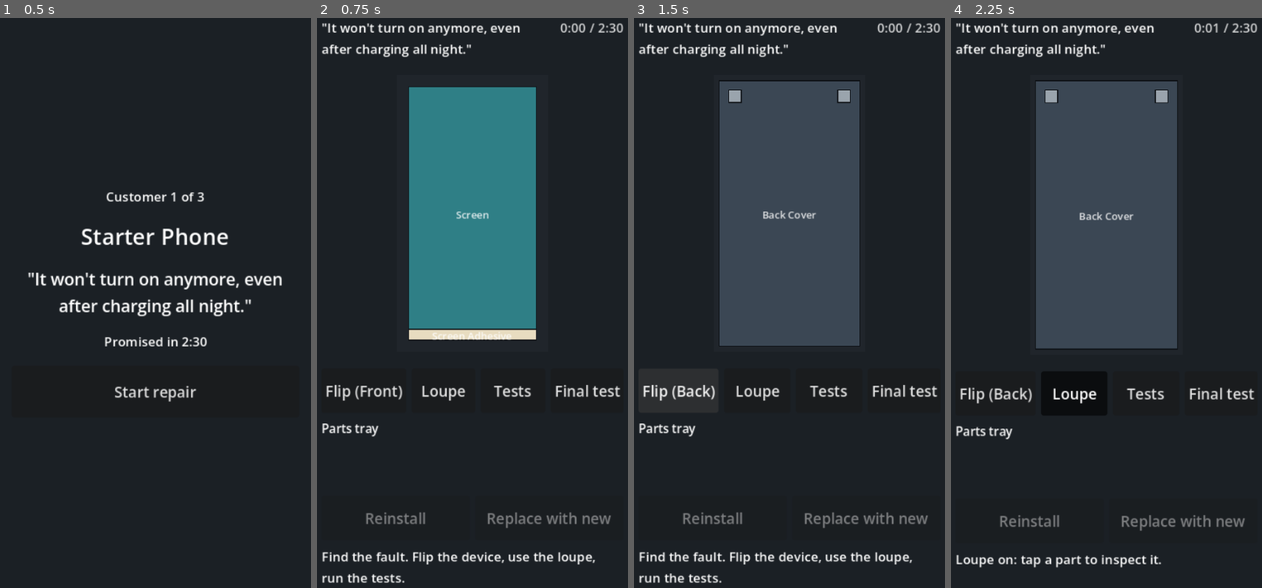
Above: before the commit, frames 1-4 (left to right).
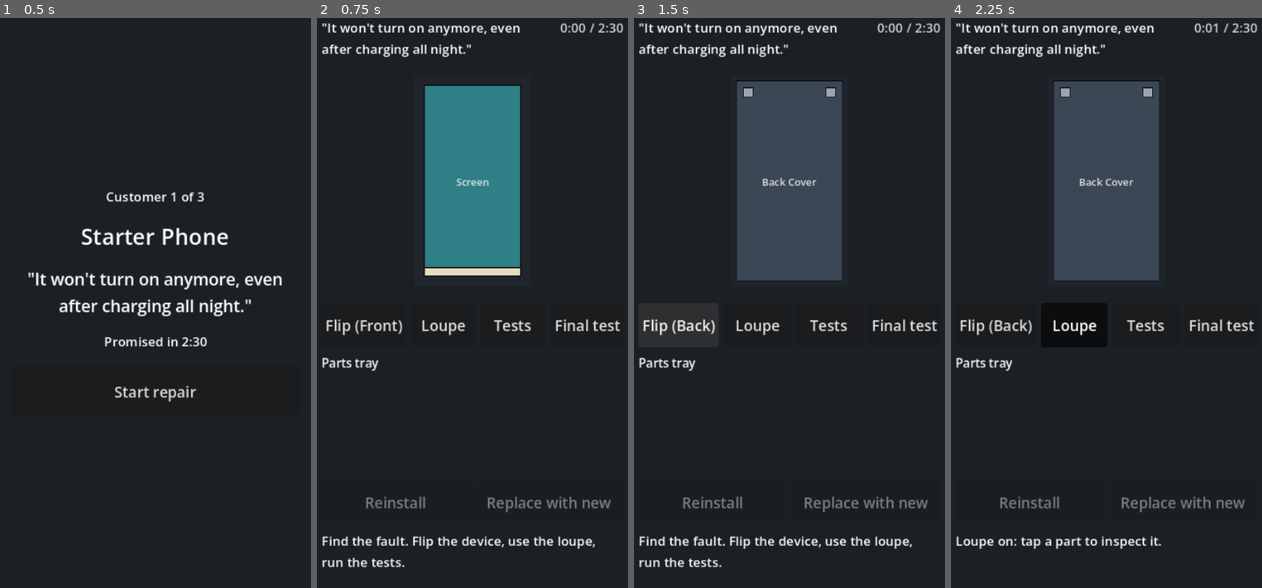
Above: after the commit, the same moments.

Repository: Leirbagg/teardown_bench
Game: Godot game, scene res://game/main.tscn
The game is run twice, just before and just after one commit, with the same random seed, the same clock (stepped at 60 frames per second) and the same inputs.
Inputs:
- Up to frame 1 (0.5 s): no input
- Up to frame 2 (0.75 s): click "Start repair" at 0.5 s
- Up to frame 3 (1.5 s): click "Flip (Front)" at 1.25 s
- Up to frame 4 (2.25 s): click "Loupe" at 2 s

Frame 1 is identical in both runs. In frame 2, 14% of the frame differs, in the area x 1-98%, y 11-100%; in frame 3, 15%; in frame 4, 14%.

Commit message:
fix(game): les gestes sur l'appareil ne recevaient aucun toucher
L'interface route les touchers vers le contrôle sous le doigt : ils
n'atteignent jamais _unhandled_input, et DeviceView (mouse_filter IGNORE)
était ignorée au profit de ses parents. DeviceView capte désormais les
touchers (STOP) et les lit dans _gui_input, en coordonnées locales.

Vérifié dans une vraie fenêtre (souris → toucher émulé) : rotation des vis,
levier du cache, tirage du connecteur et de la batterie, appui long sur
l'adhésif, résistance affichée sur une pièce retenue. La sonde headless
d'origine était trompeuse : fenêtre 0×0, aucun contrôle trouvé sous le point.

Mise en page vue à l'écran :
- bac à pièces de hauteur fixe avec défilement : l'appareil ne rétrécit plus
  quand le bac se remplit ;
- texte d'état limité à 3 lignes de hauteur fixe ;
- noms masqués sur les pièces trop fines pour les contenir.

Co-Authored-By: Claude Opus 5 <noreply@anthropic.com>
Claude-Session: https://claude.ai/code/session_01VgzxZ2qS1cV8GfFpNkutWg

Diff:
--- a/game/ui/pause_overlay.gd
+++ b/game/ui/pause_overlay.gd
@@ -7,11 +7,6 @@
 @onready var _resume_button: Button = %ResumeButton
 
 
+## Le voile (mouse_filter STOP par défaut) intercepte les touchers destinés aux vues en dessous.
 func _ready() -> void:
 	_resume_button.pressed.connect(resume_pressed.emit)
-
-
-## Bloque les touchers destinés aux vues en dessous, qui lisent _unhandled_input.
-func _unhandled_input(event: InputEvent) -> void:
-	if event is InputEventScreenTouch or event is InputEventScreenDrag:
-		get_viewport().set_input_as_handled()
--- a/game/workbench/device_view.gd
+++ b/game/workbench/device_view.gd
@@ -133,7 +133,7 @@
 		if _state.is_broken(component.id):
 			draw_line(rect.position, rect.end, BROKEN_COLOR, 3.0)
 			draw_line(Vector2(rect.end.x, rect.position.y), Vector2(rect.position.x, rect.end.y), BROKEN_COLOR, 3.0)
-		if rect.size.x >= LABEL_MIN_WIDTH:
+		if rect.size.x >= LABEL_MIN_WIDTH and rect.size.y >= LABEL_FONT_SIZE + 6:
 			draw_string(font, Vector2(rect.position.x, rect.get_center().y + LABEL_FONT_SIZE / 2.0),
 				component.id.capitalize(), HORIZONTAL_ALIGNMENT_CENTER, rect.size.x, LABEL_FONT_SIZE, LABEL_COLOR)
 		if loupe_mode and component.id in clue_component_ids:
@@ -147,16 +147,19 @@
 
 # --- Toucher ---
 
-func _unhandled_input(event: InputEvent) -> void:
-	if _state == null or not input_enabled or not is_visible_in_tree():
+## L'interface route les touchers vers le contrôle sous le doigt, puis garde ce contrôle pour le
+## glissement et le relâchement : ils arrivent ici en coordonnées locales, même hors de la vue.
+func _gui_input(event: InputEvent) -> void:
+	if _state == null or not input_enabled:
 		return
 	if event is InputEventScreenTouch:
-		_on_touch(make_input_local(event) as InputEventScreenTouch)
+		_on_touch(event as InputEventScreenTouch)
+		accept_event()
 	elif event is InputEventScreenDrag and (event as InputEventScreenDrag).index == _touch_index:
 		if _active_id != "":
-			_recognizer.drag((make_input_local(event) as InputEventScreenDrag).position)
+			_recognizer.drag((event as InputEventScreenDrag).position)
 			_check_completion()
-		get_viewport().set_input_as_handled()
+		accept_event()
 
 
 func _process(delta: float) -> void:
@@ -172,7 +175,6 @@
 		var component_id: String = component_at(touch.position)
 		if component_id == "":
 			return
-		get_viewport().set_input_as_handled()
 		if loupe_mode:
 			component_inspected.emit(component_id)
 			return
@@ -184,7 +186,6 @@
 		gesture_started.emit(component_id)
 		queue_redraw()
 	elif touch.index == _touch_index:
-		get_viewport().set_input_as_handled()
 		var cancelled_id: String = _active_id
 		_cancel_touch()
 		if cancelled_id != "":
--- a/game/workbench/device_view.tscn
+++ b/game/workbench/device_view.tscn
@@ -10,5 +10,4 @@
 anchor_bottom = 1.0
 grow_horizontal = 2
 grow_vertical = 2
-mouse_filter = 2
 script = ExtResource("1_script")
--- a/game/workbench/workbench.tscn
+++ b/game/workbench/workbench.tscn
@@ -98,10 +98,15 @@
 theme_override_font_sizes/font_size = 13
 text = "Parts tray"
 
-[node name="Tray" type="HFlowContainer" parent="Margin/Layout"]
+[node name="TrayScroll" type="ScrollContainer" parent="Margin/Layout"]
+custom_minimum_size = Vector2(0, 102)
+layout_mode = 2
+horizontal_scroll_mode = 0
+
+[node name="Tray" type="HFlowContainer" parent="Margin/Layout/TrayScroll"]
 unique_name_in_owner = true
-custom_minimum_size = Vector2(0, 48)
 layout_mode = 2
+size_flags_horizontal = 3
 theme_override_constants/h_separation = 6
 theme_override_constants/v_separation = 6
 
@@ -127,10 +132,11 @@
 
 [node name="Status" type="Label" parent="Margin/Layout"]
 unique_name_in_owner = true
-custom_minimum_size = Vector2(0, 40)
+custom_minimum_size = Vector2(0, 60)
 layout_mode = 2
 theme_override_font_sizes/font_size = 14
 autowrap_mode = 3
+max_lines_visible = 3
 
 [node name="InfoPanel" type="PanelContainer" parent="."]
 unique_name_in_owner = true
--- a/tests/cases/test_game_scenes.gd
+++ b/tests/cases/test_game_scenes.gd
@@ -50,6 +50,33 @@
 	view.face = "front"
 	assert_eq(view.component_at(_center_of(view, "screen")), "screen")
 	view.free()
+
+
+## Régression : en mouse_filter IGNORE, l'interface ne transmet jamais les touchers à la vue.
+func test_device_view_receives_touches_through_gui_input() -> void:
+	var state: DisassemblyState = _starter_phone_state()
+	var view: DeviceView = _device_view(state)
+	assert_eq(view.mouse_filter, Control.MOUSE_FILTER_STOP, "la vue doit capter les touchers")
+	var completed: Array[String] = []
+	view.gesture_completed.connect(func(id: String) -> void: completed.append(id))
+	DisassemblyFixture.remove_with_prerequisites(state, "back_cover")
+	view.face = "back"
+	var start: Vector2 = _center_of(view, "battery_connector")
+	view._gui_input(_touch(start, true))
+	for step: int in range(1, 11):
+		var drag: InputEventScreenDrag = InputEventScreenDrag.new()
+		drag.position = start + Vector2(0, -10.0 * step)
+		view._gui_input(drag)
+	view._gui_input(_touch(start + Vector2(0, -100), false))
+	assert_eq(completed, ["battery_connector"] as Array[String], "tirer vers le haut retire le connecteur")
+	view.free()
+
+
+func _touch(position: Vector2, pressed: bool) -> InputEventScreenTouch:
+	var touch: InputEventScreenTouch = InputEventScreenTouch.new()
+	touch.position = position
+	touch.pressed = pressed
+	return touch
 
 
 func test_small_parts_get_a_48dp_touch_target() -> void:
